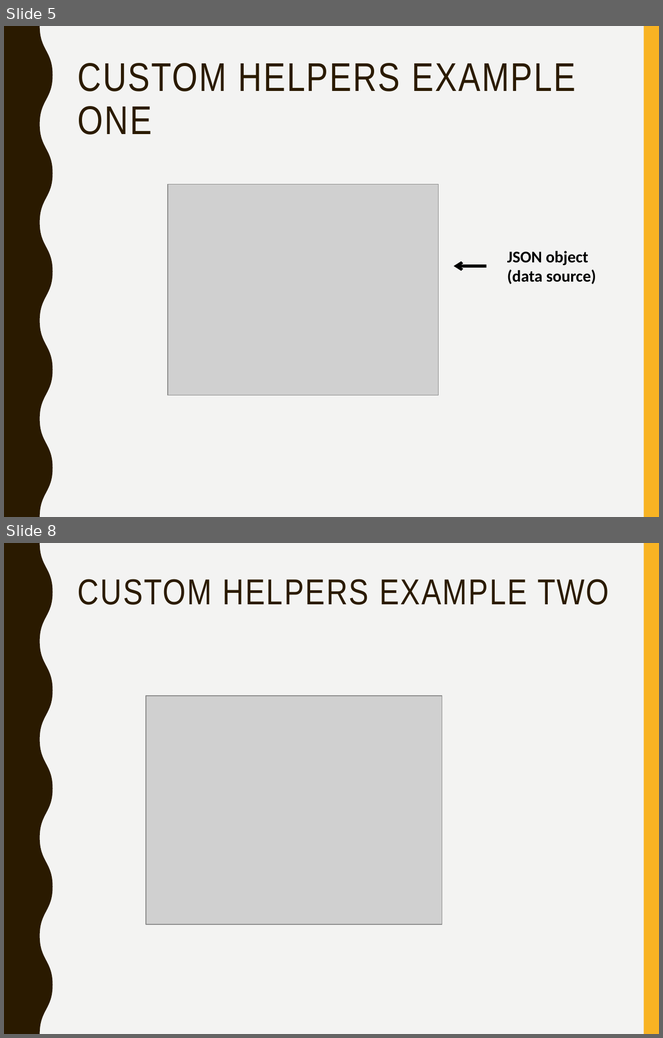
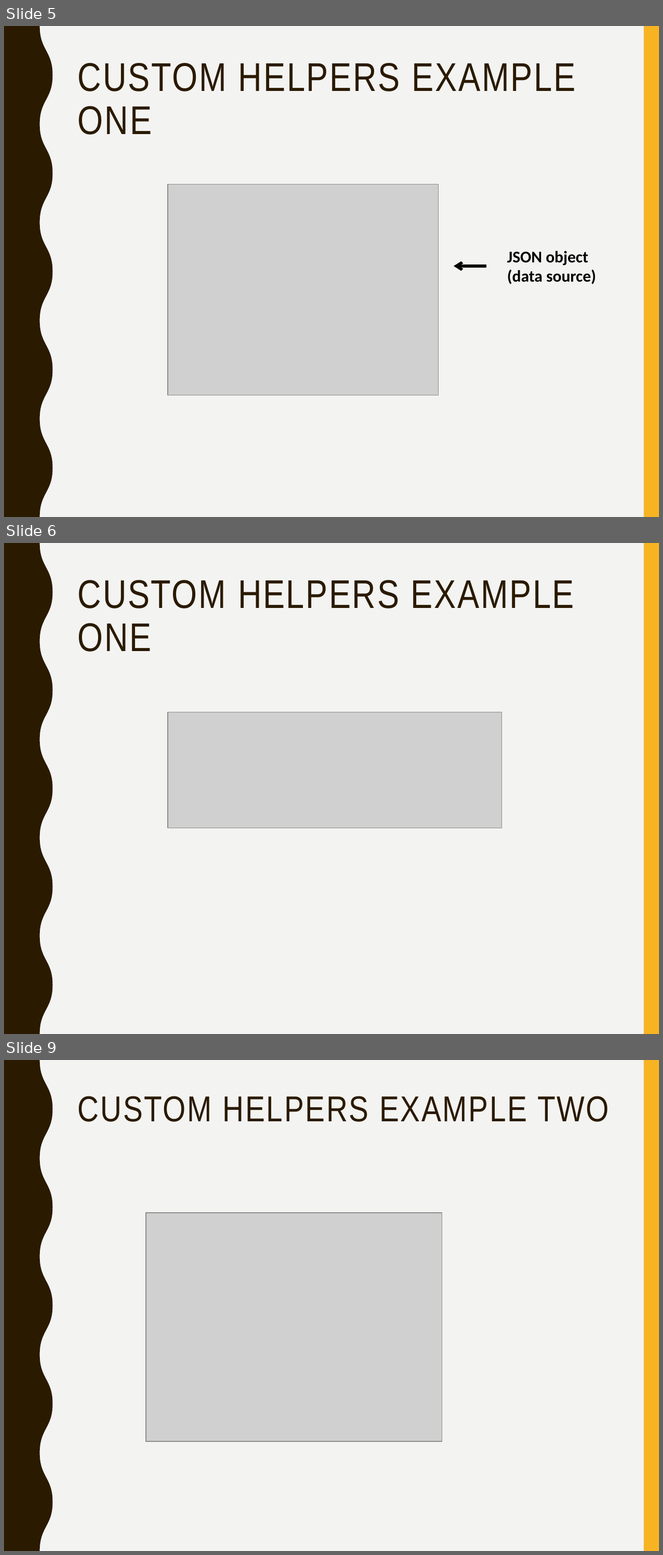
Before and after one commit to mlyngweb1/Website-Development-2-src, a slide deck: topic-10-Handlebars-2/talk-1/talk-1.pptx. Shown one above the other, each under a label of ours: slides 5 and 8 before the commit, slides 5, 6 and 9 after it; the slides between them are not shown. The pictures are 663x1038 and 663x1555 pixels, drawn with LibreOffice and Linux fonts; fonts in the diff are those of the drawing; grey boxes stand for pictures. Boxes give left, top, right and bottom in pixels: in the first picture for what was removed or moved away, otherwise in the second. Text is boxed around its words. In the diff, an @@ line names an element or a change of style, - is before the commit and + after.

Commit message:
Change topic 10 example

```diff
--- a/topic-10-Handlebars-2/talk-1/talk-1.pptx
+++ b/topic-10-Handlebars-2/talk-1/talk-1.pptx
@@ slide 6 added at bbox=[4, 543, 659, 1034], background #F3F3F2; not listed: 2 template elements that a slide beside it also shows @@
@@ title added at bbox=[78, 580, 574, 652], 44 pt, text #2A1A00 @@
+CUSTOM HELPERS EXAMPLE ONE
@@ picture added at bbox=[168, 712, 502, 828] @@
@@ what was slide 8 is now slide 9 @@
```
Also in this commit, not shown: 2 slides changed, 2 other slides added, 6 other files.
